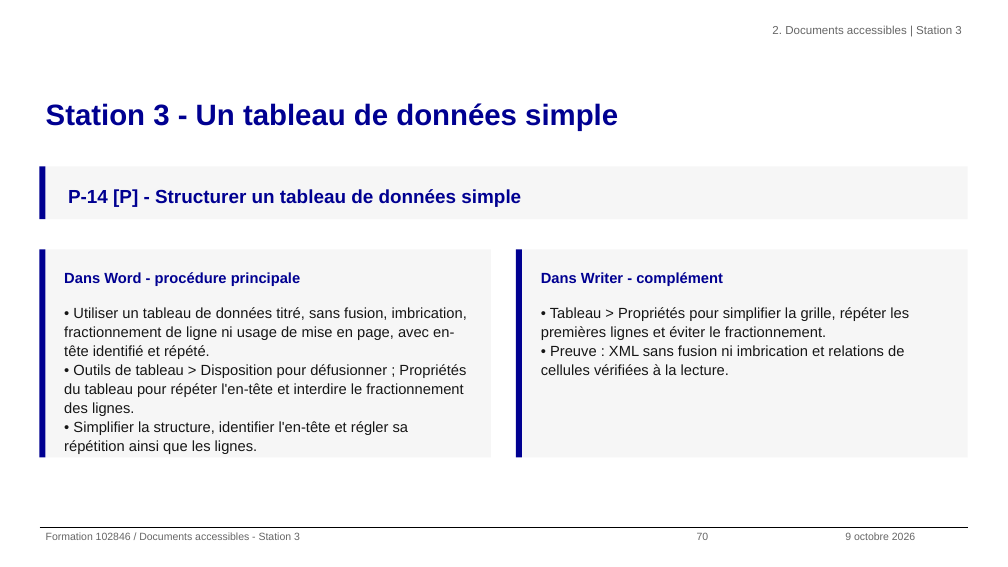
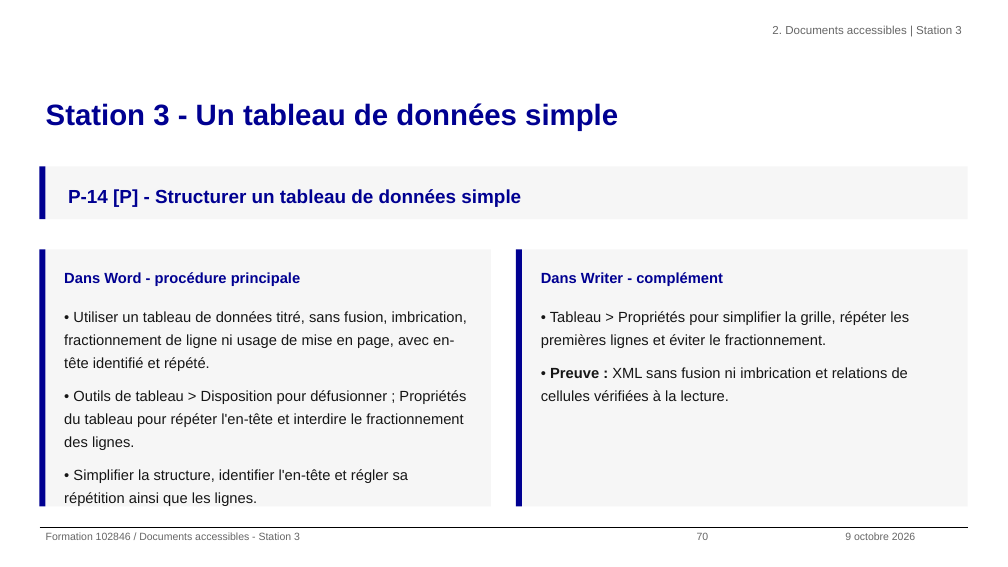
Before and after one commit to alexandra-guiderdoni/usine-fabrication-igpde-102846-ay11, a slide deck: slide 70 of livrables-IGPDE-2026-102846/Formateur/support-formation-102846-2026-IGPDE.pptx. Drawn at 1008x567 pixels with LibreOffice and Linux fonts; fonts in the diff are those of the drawing; background and template pictures are left out. Boxes give left, top, right and bottom in pixels: in the first picture for what was removed or moved away, otherwise in the second. Text is boxed around its words. In the diff, an @@ line names an element or a change of style, - is before the commit and + after.

```diff
--- a/livrables-IGPDE-2026-102846/Formateur/support-formation-102846-2026-IGPDE.pptx
+++ b/livrables-IGPDE-2026-102846/Formateur/support-formation-102846-2026-IGPDE.pptx
@@ rectangle: place and size @@
-rectangle at [39,250,45,457]
+rectangle at [39,250,45,507]
@@ rectangle: place and size @@
-rectangle at [45,250,491,457]
+rectangle at [45,250,491,507]
@@ rectangle: place and size @@
-rectangle at [516,250,522,457]
+rectangle at [516,250,522,507]
@@ rectangle: place and size @@
-rectangle at [522,250,967,457]
+rectangle at [522,250,967,507]
@@ text "• Utiliser un tableau de ..." at [64,311,467,506]: line spacing 1.08 to 1.3; more space between paragraphs @@
@@ text "• Tableau > Propriétés pour ..." at [541,311,909,401]: bold on in "Preuve :"; line spacing 1.08 to 1.3; more space between paragraphs @@
```
Also in this commit, not shown: 18 other slides changed, 29 other files.
